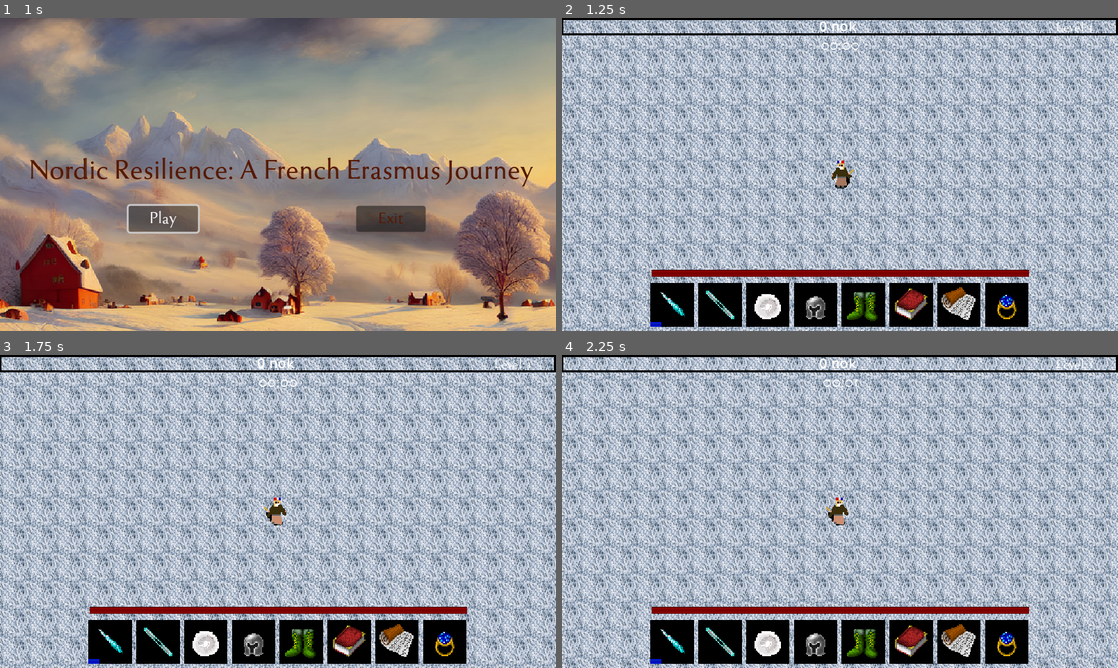
Above: before the commit, frames 1-4 (two rows, left to right).
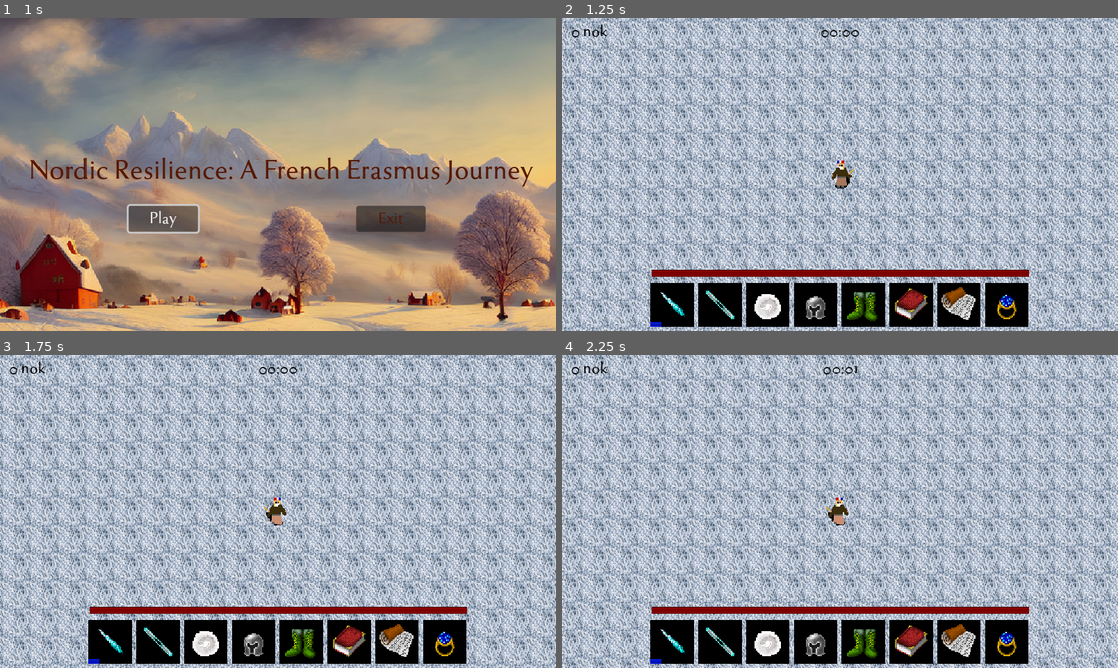
Above: after the commit, the same moments.

Repository: Estadieu/Project-Gamelab
Game: Godot game, scene res://TitleScreen/menu.tscn
Two runs of this game, one before a commit and one after it. Both use one fixed random seed, a clock stepped at 60 frames per second and the inputs below. Sound files missing from this copy of the repository are replaced by a short silence.
Inputs (mouse positions are in pixels of both pictures, inside the frame that each line leads up to):
- Up to frame 1 (1 s): click "Play" at 0.5 s
- Up to frame 2 (1.25 s): no input
- Up to frame 3 (1.75 s): tap Enter at 1.25 s; move the mouse to (400, 495) at 1.27 s; press the mouse at (400, 495) at 1.28 s; hold D (right) from 1.28 s (still down)
- Up to frame 4 (2.25 s): move the mouse to (728, 527) at 2.02 s; release D (right) at 2.03 s; release the mouse at (728, 527) at 2.03 s; hold S (down) from 2.03 s (still down); click (728, 527) at 2.1 s

Frame 1 is identical in both runs. In frame 2, 1.6% of the frame differs, in the area x 0-100%, y 0-11%; in frame 3, 1.6%; in frame 4, 1.6%.

Commit message:
Remove xp bar & rename tornado

Diff:
--- a/Player/Attack/tornado.tscn
+++ b/Player/Attack/snowball.tscn
@@ -1,21 +1,21 @@
 [gd_scene load_steps=5 format=3 uid="uid://bis78tmxnqw4c"]
 
-[ext_resource type="Texture2D" uid="uid://c5y0r4crcqjdp" path="res://Textures/Items/Weapons/tornado.png" id="1_7stu1"]
-[ext_resource type="Script" path="res://Player/Attack/tornado.gd" id="1_x0aq0"]
-[ext_resource type="AudioStream" uid="uid://r7omweq2u12i" path="res://Audio/SoundEffect/tornado.ogg" id="3_ihvf8"]
+[ext_resource type="Script" path="res://Player/Attack/snowball.gd" id="1_iv52h"]
+[ext_resource type="Texture2D" uid="uid://ca2xfe1a5egki" path="res://Textures/Items/Weapons/snowball.png" id="2_od6od"]
+[ext_resource type="AudioStream" uid="uid://r7omweq2u12i" path="res://Audio/SoundEffect/snowball.ogg" id="3_j30tn"]
 
 [sub_resource type="RectangleShape2D" id="RectangleShape2D_dd51k"]
 size = Vector2(17, 26)
 
-[node name="Tornado" type="Area2D" groups=["attack"]]
+[node name="SnowBall" type="Area2D" groups=["attack"]]
 top_level = true
 scale = Vector2(0.1, 0.1)
 collision_layer = 4
 collision_mask = 0
-script = ExtResource("1_x0aq0")
+script = ExtResource("1_iv52h")
 
 [node name="Sprite2D" type="Sprite2D" parent="."]
-texture = ExtResource("1_7stu1")
+texture = ExtResource("2_od6od")
 
 [node name="CollisionShape2D" type="CollisionShape2D" parent="."]
 position = Vector2(0.5, 1)
@@ -26,7 +26,7 @@
 autostart = true
 
 [node name="snd_attack" type="AudioStreamPlayer" parent="."]
-stream = ExtResource("3_ihvf8")
+stream = ExtResource("3_j30tn")
 autoplay = true
 
 [connection signal="timeout" from="Timer" to="." method="_on_timer_timeout"]
--- a/Player/player.tscn
+++ b/Player/player.tscn
@@ -56,22 +56,6 @@
 [node name="Attack" type="Node2D" parent="."]
 unique_name_in_owner = true
 
-[node name="IceSpearTimer" type="Timer" parent="Attack"]
-unique_name_in_owner = true
-wait_time = 1.5
-
-[node name="IceSpearAttackTimer" type="Timer" parent="Attack/IceSpearTimer"]
-unique_name_in_owner = true
-wait_time = 0.075
-
-[node name="TornadoTimer" type="Timer" parent="Attack"]
-unique_name_in_owner = true
-wait_time = 3.0
-
-[node name="TornadoAttackTimer" type="Timer" parent="Attack/TornadoTimer"]
-unique_name_in_owner = true
-wait_time = 0.2
-
 [node name="JavelinBase" type="Node2D" parent="Attack"]
 unique_name_in_owner = true
 
@@ -106,34 +90,25 @@
 offset_right = 640.0
 offset_bottom = 360.0
 
-[node name="ExperienceBar" type="TextureProgressBar" parent="GUILayer/GUI"]
-unique_name_in_owner = true
-layout_mode = 0
-offset_right = 640.0
+[node name="ExperienceBar" type="Control" parent="GUILayer/GUI"]
+unique_name_in_owner = true
+anchors_preset = 0
+offset_right = 40.0
 offset_bottom = 40.0
-texture_under = ExtResource("4_pbpj5")
-texture_progress = ExtResource("5_5ive2")
-
-[node name="lbl_level" type="Label" parent="GUILayer/GUI/ExperienceBar"]
-unique_name_in_owner = true
-layout_mode = 0
-offset_left = 540.0
-offset_right = 640.0
-offset_bottom = 20.0
-theme_override_fonts/font = ExtResource("6_okx7u")
-theme_override_font_sizes/font_size = 16
-text = "Level: 1"
-horizontal_alignment = 1
-vertical_alignment = 2
 
 [node name="lbl_money" type="Label" parent="GUILayer/GUI/ExperienceBar"]
 unique_name_in_owner = true
 layout_mode = 0
-offset_left = 296.0
-offset_top = -2.0
-offset_right = 336.0
-offset_bottom = 21.0
+offset_left = 10.0
+offset_top = 5.0
+offset_right = 53.0
+offset_bottom = 29.0
+theme_override_colors/font_color = Color(0, 0, 0, 1)
+theme_override_fonts/font = ExtResource("6_okx7u")
+theme_override_font_sizes/font_size = 20
 text = "0 nok"
+horizontal_alignment = 1
+vertical_alignment = 1
 
 [node name="HealthBar" type="TextureProgressBar" parent="GUILayer/GUI"]
 unique_name_in_owner = true
@@ -232,9 +207,10 @@
 unique_name_in_owner = true
 layout_mode = 0
 offset_left = 280.0
-offset_top = 20.0
+offset_top = 5.0
 offset_right = 360.0
-offset_bottom = 44.0
+offset_bottom = 29.0
+theme_override_colors/font_color = Color(0, 0, 0, 1)
 theme_override_fonts/font = ExtResource("6_okx7u")
 theme_override_font_sizes/font_size = 20
 text = "00:00"
@@ -258,16 +234,6 @@
 offset_right = 208.0
 offset_bottom = 56.0
 columns = 10
-
-[node name="VBoxContainer" type="VBoxContainer" parent="GUILayer/GUI"]
-layout_mode = 0
-offset_right = 40.0
-offset_bottom = 40.0
-
-[node name="HBoxContainer" type="HBoxContainer" parent="GUILayer/GUI"]
-layout_mode = 0
-offset_right = 40.0
-offset_bottom = 40.0
 
 [connection signal="hurt" from="HurtBox" to="." method="_on_hurt_box_hurt"]
 [connection signal="body_entered" from="EnemyDetectionArea" to="." method="_on_enemy_detection_area_body_entered"]
--- a/Utility/upgrade_db.gd
+++ b/Utility/upgrade_db.gd
@@ -1,14 +1,14 @@
 extends Node
 
 const ITEM_LIST = [
-	"icespear",
-	"javelin" ,
-	"tornado" ,
-	"armor"   ,
-	"speed"   ,
-	"tome"    ,
-	"scroll"  ,
-	"ring"    ,
+	"icespear" ,
+	"javelin"  ,
+	"snowball" ,
+	"armor"    ,
+	"speed"    ,
+	"tome"     ,
+	"scroll"   ,
+	"ring"     ,
 ]
 
 const TYPE_LIST = [
--- a/Utility/upgrade_db.tscn
+++ b/Utility/upgrade_db.tscn
@@ -3,7 +3,7 @@
 [ext_resource type="Script" path="res://Utility/upgrade_db.gd" id="1_4nbpj"]
 [ext_resource type="Script" path="res://Utility/upgrades/items/icespear.gd" id="2_xy7hp"]
 [ext_resource type="Script" path="res://Utility/upgrades/items/javelin.gd" id="3_480r4"]
-[ext_resource type="Script" path="res://Utility/upgrades/items/tornado.gd" id="4_pfn38"]
+[ext_resource type="Script" path="res://Utility/upgrades/items/snowball.gd" id="4_pfn38"]
 [ext_resource type="Script" path="res://Utility/upgrades/items/armor.gd" id="5_i12kr"]
 [ext_resource type="Script" path="res://Utility/upgrades/items/speed.gd" id="6_gv7ct"]
 [ext_resource type="Script" path="res://Utility/upgrades/items/scroll.gd" id="7_a58pl"]
@@ -24,7 +24,7 @@
 [node name="javelin" type="Node" parent="items"]
 script = ExtResource("3_480r4")
 
-[node name="tornado" type="Node" parent="items"]
+[node name="snowball" type="Node" parent="items"]
 script = ExtResource("4_pfn38")
 
 [node name="armor" type="Node" parent="items"]
--- a/Utility/upgrades/items/icespear.gd
+++ b/Utility/upgrades/items/icespear.gd
@@ -9,11 +9,11 @@
 	"displayname": "Ice Spear",
 	"type": "gun",
 
-	"init": func (player, stats):
+	"init": func (_player, stats):
 		stats['attackspeed'] = 1.5
 		stats['bullet'] = iceSpear,
 
-	"attack": func (player, _stats):
+	"attack": func (_player, _stats):
 		pass,
 
 	"levels": [
--- /dev/null
+++ b/Utility/upgrades/items/snowball.gd
@@ -0,0 +1,41 @@
+extends Node
+
+const WEAPON_PATH = "res://Textures/Items/Weapons/"
+
+var snowball  = preload("res://Player/Attack/snowball.tscn")
+
+@onready var config = {
+	"icon": WEAPON_PATH + "snowball.png",
+	"displayname": "Snow ball",
+	"type": "gun",
+
+	"init": func (_player, stats):
+		stats['attackspeed'] = 3
+		stats['bullet'] = snowball,
+
+	"attack": func (_player, _stats):
+		pass,
+
+	"levels": [
+		{
+			"details": "A snowball is created and random heads somewhere in the players direction",
+			"update": func (_player, stats):
+				stats['baseammo'] += 1,
+		},
+		{
+			"details": "An additional snow ball is created",
+			"update": func (_player, stats):
+				stats['baseammo'] += 1,
+		},
+		{
+			"details": "The snow ball cooldown is reduced by 0.5 seconds",
+			"update": func (_player, stats):
+				stats['attackspeed'] += 1,
+		},
+		{
+			"details": "An additional snow ball is created and the knockback is increased by 25%",
+			"update": func (_player, stats):
+				stats['baseammo'] += 1,
+		}
+	]
+}
--- a/Utility/upgrades/items/tornado.gd
+++ /dev/null
@@ -1,41 +0,0 @@
-extends Node
-
-const WEAPON_PATH = "res://Textures/Items/Weapons/"
-
-var tornado  = preload("res://Player/Attack/tornado.tscn")
-
-@onready var config = {
-	"icon": WEAPON_PATH + "tornado.png",
-	"displayname": "Tornado",
-	"type": "gun",
-
-	"init": func (player, stats):
-		stats['attackspeed'] = 3
-		stats['bullet'] = tornado,
-
-	"attack": func (player, stats):
-		pass,
-
-	"levels": [
-		{
-			"details": "A tornado is created and random heads somewhere in the players direction",
-			"update": func (_player, stats):
-				stats['baseammo'] += 1,
-		},
-		{
-			"details": "An additional Tornado is created",
-			"update": func (_player, stats):
-				stats['baseammo'] += 1,
-		},
-		{
-			"details": "The Tornado cooldown is reduced by 0.5 seconds",
-			"update": func (_player, stats):
-				stats['attackspeed'] += 1,
-		},
-		{
-			"details": "An additional tornado is created and the knockback is increased by 25%",
-			"update": func (_player, stats):
-				stats['baseammo'] += 1,
-		}
-	]
-}
Not shown, added: Audio/SoundEffect/snowball.ogg.import
Not shown, removed: Audio/SoundEffect/tornado.ogg.import
Renamed: Player/Attack/tornado.gd -> Player/Attack/snowball.gd
Renamed: Textures/Items/Weapons/tornado.png -> Textures/Items/Weapons/snowball.png
Not shown, changed: Textures/Items/Weapons/snowball.png.import
Not shown, added: Audio/SoundEffect/snowball.ogg
